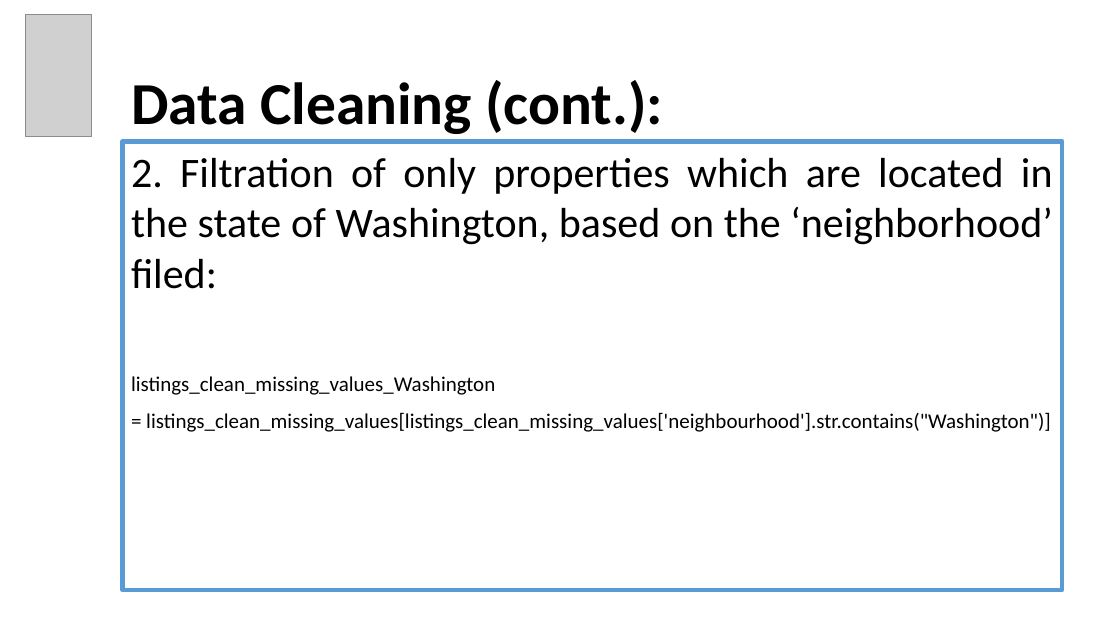
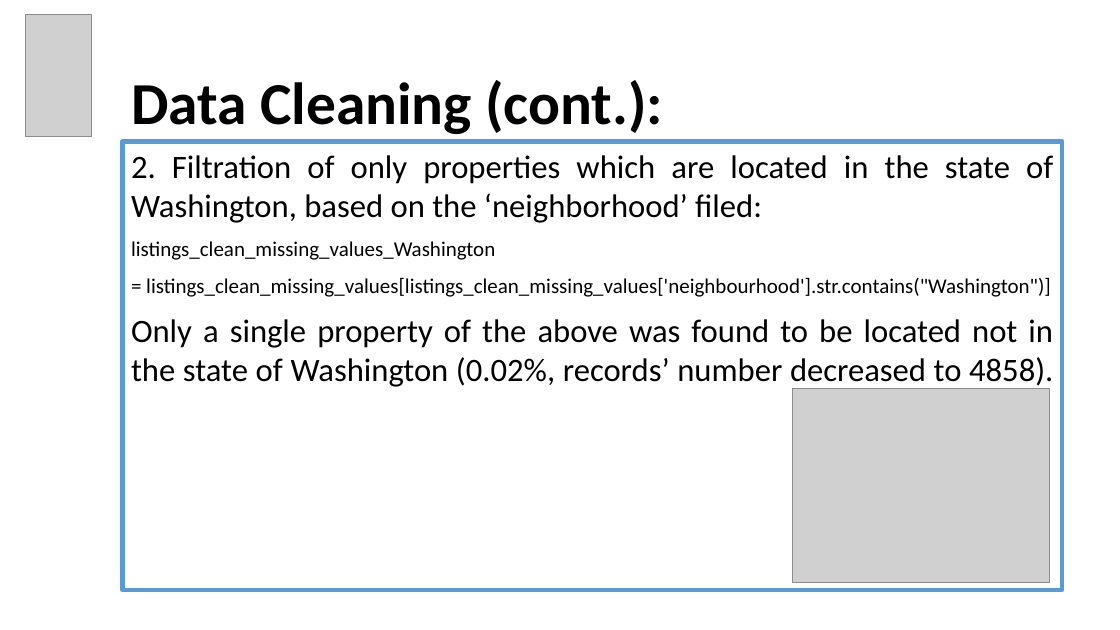
Before and after one commit to OdedMark/DataAnalystCourseFinalProject, a slide deck: slide 6 of Final Project Data Analyst Program Hebrew University of Jerusalem.pptx. Drawn at 1120x630 pixels with LibreOffice and Linux fonts; fonts in the diff are those of the drawing; grey boxes stand for pictures. Boxes give left, top, right and bottom in pixels: in the first picture for what was removed or moved away, otherwise in the second. Text is boxed around its words. In the diff, an @@ line names an element or a change of style, - is before the commit and + after.

```diff
--- a/Final Project Data Analyst Program Hebrew University of Jerusalem.pptx
+++ b/Final Project Data Analyst Program Hebrew University of Jerusalem.pptx
@@ text in rectangle at (x1=131, y1=155, x2=1053, y2=223): size 36 to 28 pt in "2. Filtration of only properties which are ..." @@
@@ text in rectangle at (x1=131, y1=319, x2=1053, y2=389): paragraph added @@
+Only a single property of the above was found to be located not in the state of Washington (0.02%, records’ number decreased to 4858).
@@ picture added at (x1=792, y1=389, x2=1049, y2=582) @@
```
Also in this commit, not shown: 11 other slides changed, 3 slides added.
